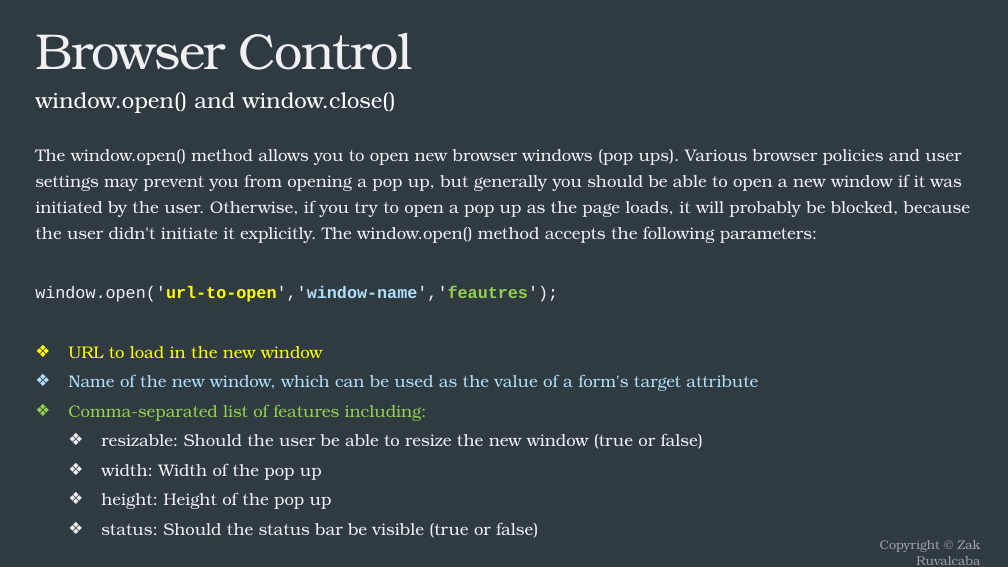
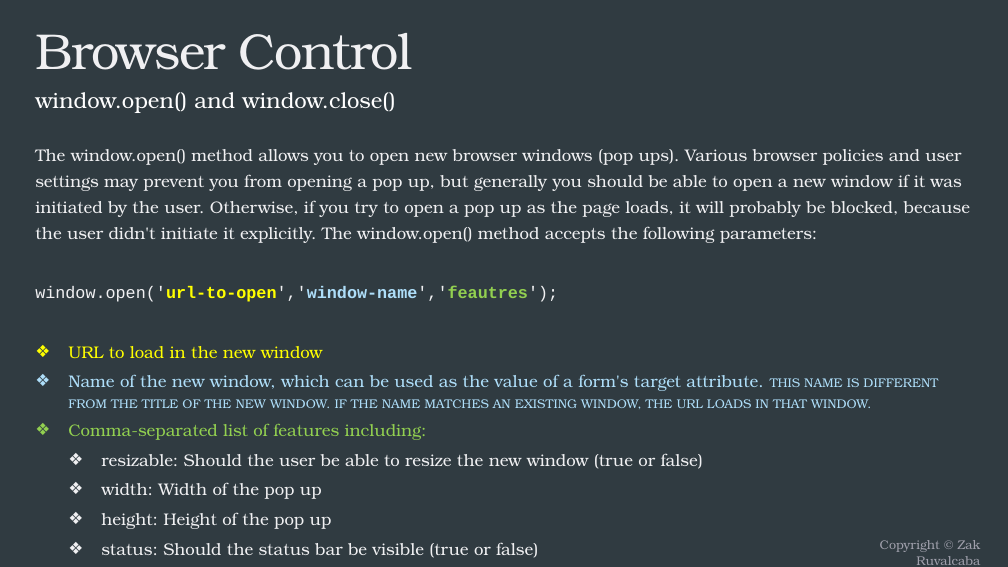
Before and after one commit to bcltester/FEWD, a slide deck: slide 21 of Lecture 7/lecture7.pptx. Drawn at 1008x567 pixels with LibreOffice and Linux fonts; fonts in the diff are those of the drawing. Boxes give left, top, right and bottom in pixels: in the first picture for what was removed or moved away, otherwise in the second. Text is boxed around its words. In the diff, an @@ line names an element or a change of style, - is before the commit and + after.

```diff
--- a/Lecture 7/lecture7.pptx
+++ b/Lecture 7/lecture7.pptx
@@ text at [68,374,938,409]: text changed; size 16 to 12 pt @@
-❖ Name of the new window, which can be used as the value of a form's target attribute
+❖ Name of the new window, which can be used as the value of a form's target attribute. THIS NAME IS DIFFERENT FROM THE TITLE OF THE NEW WINDOW. IF THE NAME MATCHES AN EXISTING WINDOW, THE URL LOADS IN THAT WINDOW.
```
Also in this commit, not shown: 2 other slides changed, 1 other file.
